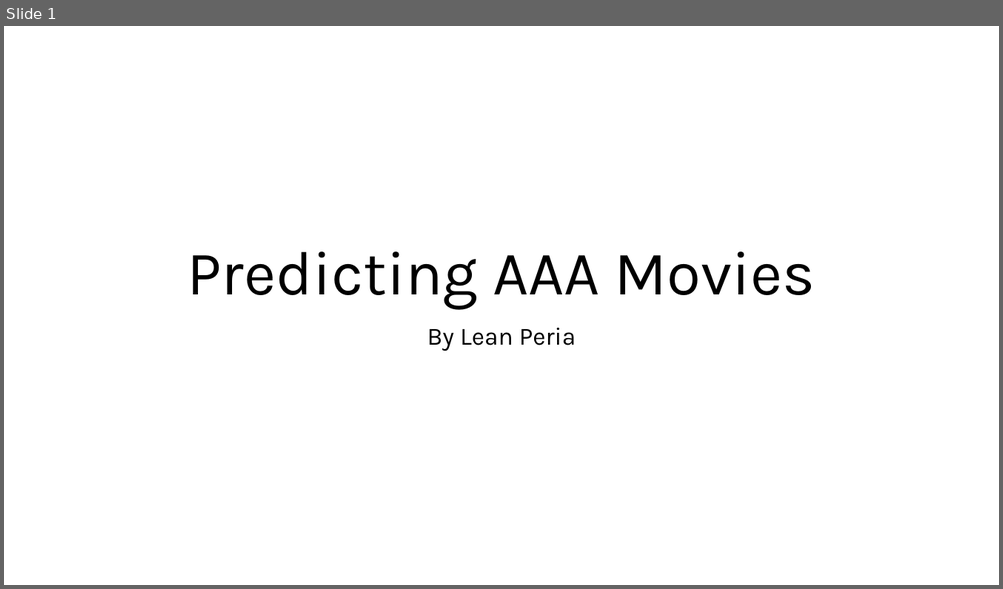
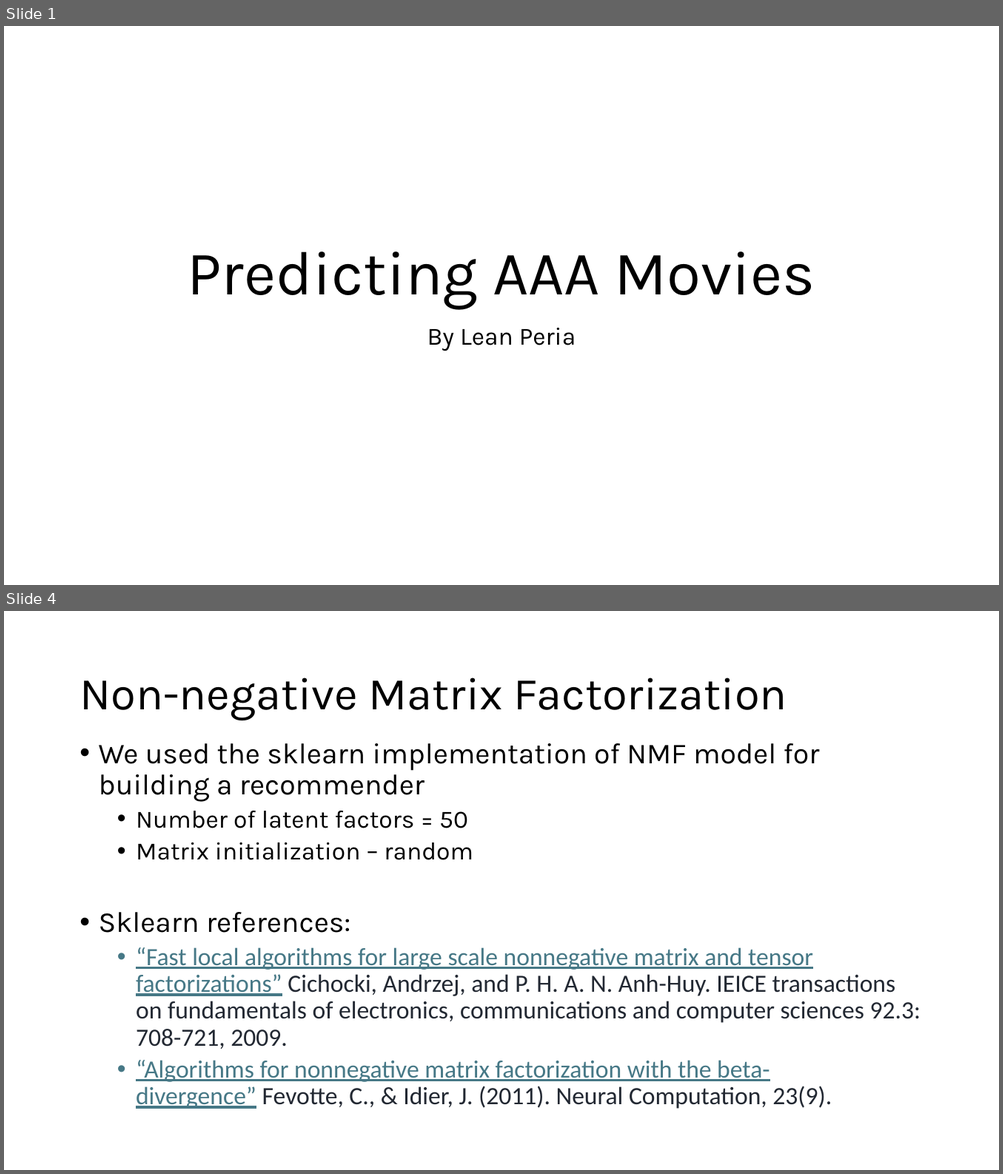
Before and after one commit to leanperia/MoviesRecommendedByLean, a slide deck: Slide Deck - Movie Recommender.pptx. Shown one above the other, each under a label of ours: slide 1 before the commit, slides 1 and 4 after it; the slides between them are not shown. The pictures are 1003x589 and 1003x1174 pixels, drawn with LibreOffice and Linux fonts; fonts in the diff are those of the drawing. Boxes give left, top, right and bottom in pixels: in the first picture for what was removed or moved away, otherwise in the second. Text is boxed around its words. In the diff, an @@ line names an element or a change of style, - is before the commit and + after.

```diff
--- a/Slide Deck - Movie Recommender.pptx
+++ b/Slide Deck - Movie Recommender.pptx
@@ slide 4 added at (4,611,999,1170), background #FFFFFF @@
@@ title added at (79,678,787,721), 44 pt, text #000000 @@
+Non-negative Matrix Factorization
@@ text added at (99,743,920,1109), 24 pt, text #222832 @@
+• We used the sklearn implementation of NMF model for building a recommender
+  • Number of latent factors = 50
+  • Matrix initialization – random
+• Sklearn references:
+  • “Fast local algorithms for large scale nonnegative matrix and tensor factorizations” Cichocki, Andrzej, and P. H. A. N. Anh-Huy. IEICE transactions on fundamentals of electronics, communications and computer sciences 92.3: 708-721, 2009.
+  • “Algorithms for nonnegative matrix factorization with the beta-divergence” Fevotte, C., & Idier, J. (2011). Neural Computation, 23(9).
```
Also in this commit, not shown: 5 other slides added, 1 slide removed, 3 other files.
